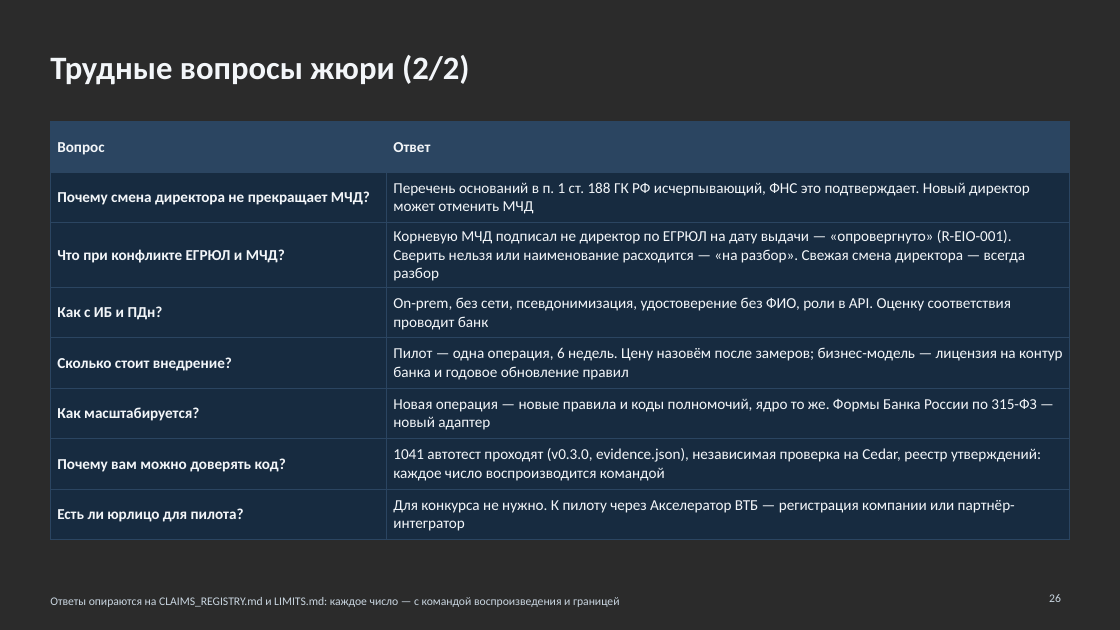
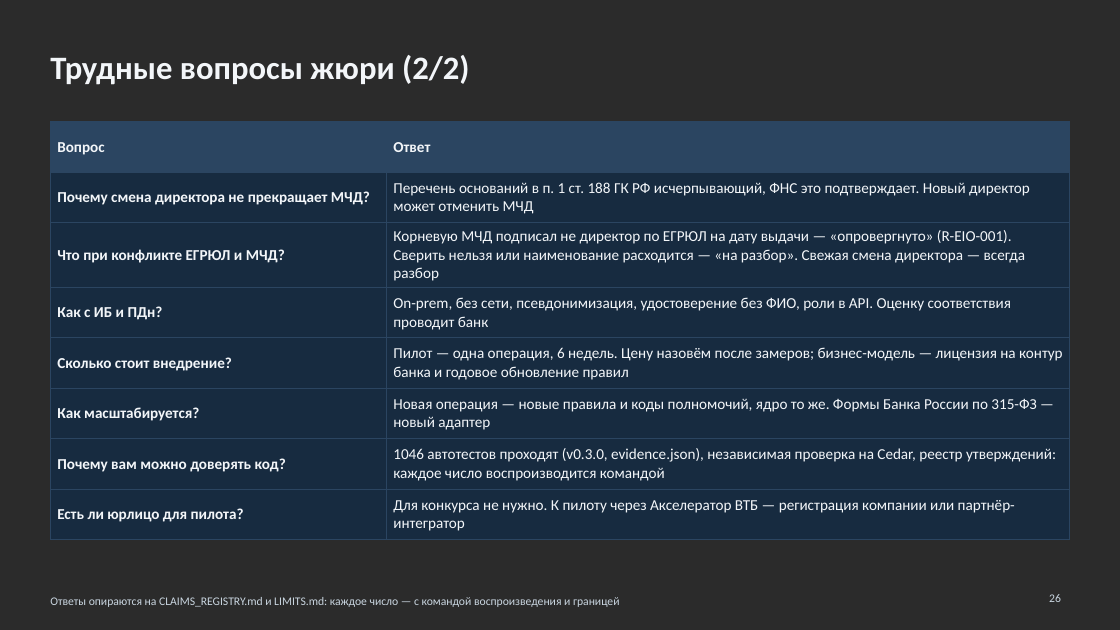
Before and after one commit to KonkovDV/Mandat, a slide deck: slide 26 of submission/slides/Mandat_VTB.pptx. Drawn at 1120x630 pixels with LibreOffice and Linux fonts; fonts in the diff are those of the drawing; background and template pictures are left out; a plain dark background stands for a picture behind light text. Boxes give left, top, right and bottom in pixels: in the first picture for what was removed or moved away, otherwise in the second. Text is boxed around its words. In the diff, an @@ line names an element or a change of style, - is before the commit and + after.

```diff
--- a/submission/slides/Mandat_VTB.pptx
+++ b/submission/slides/Mandat_VTB.pptx
@@ table at box(50, 122, 1070, 535) @@
-row 7, column 2: 1041 автотест проходят (v0.3.0, evidence.json), независимая проверка на Cedar, реестр утверждений: каждое число воспроизводится командой
+row 7, column 2: 1046 автотестов проходят (v0.3.0, evidence.json), независимая проверка на Cedar, реестр утверждений: каждое число воспроизводится командой
```
Also in this commit, not shown: 2 other slides changed, 8 other files.
